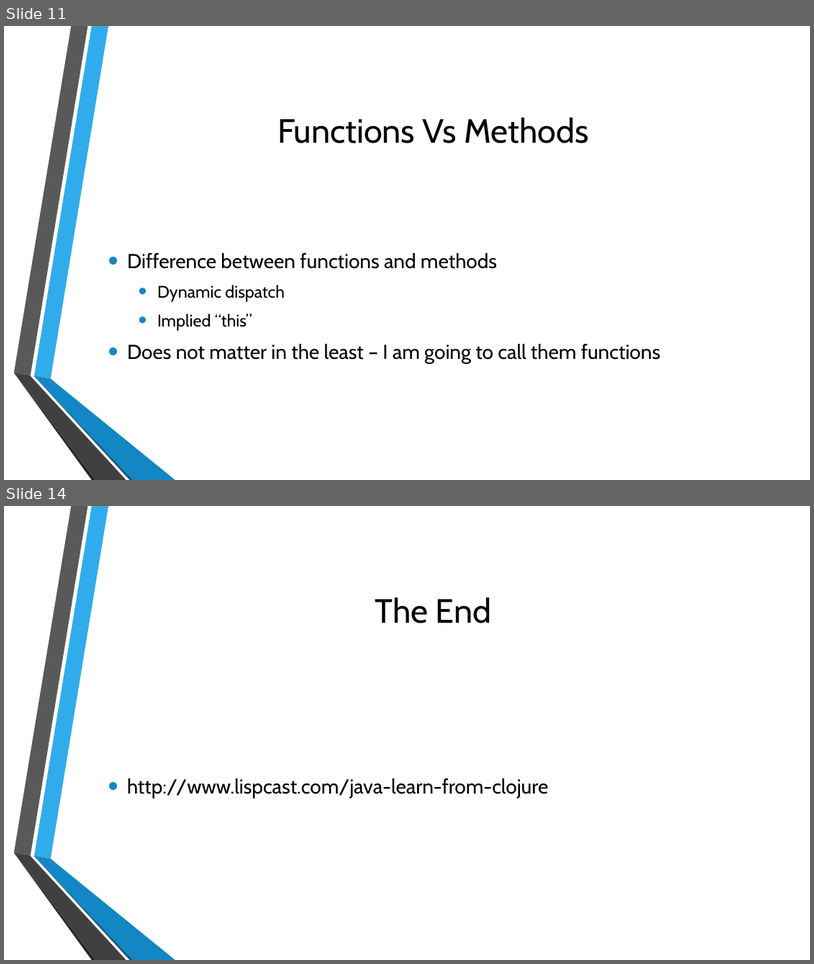
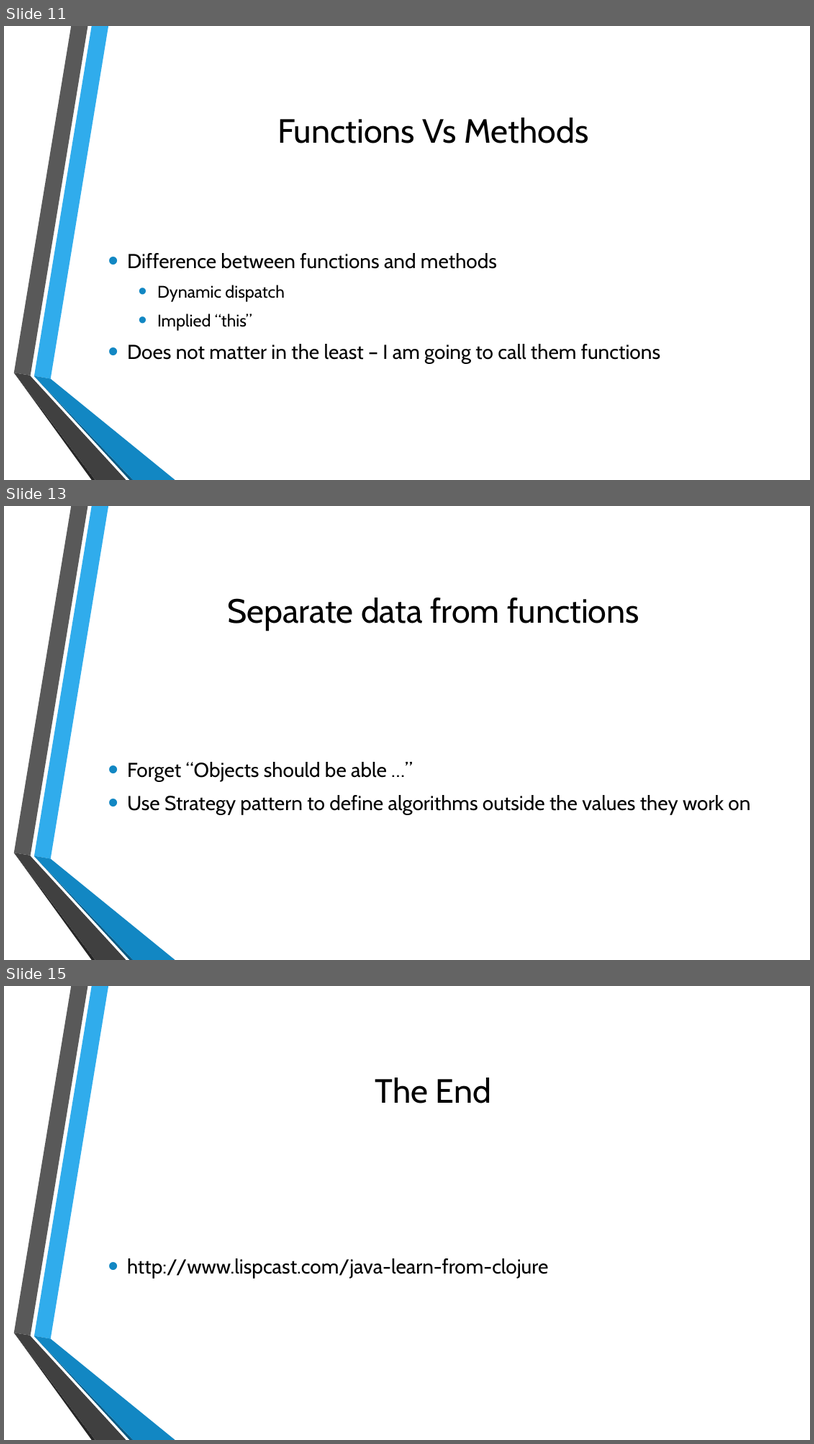
Before and after one commit to m0smith/presentations, a slide deck: FunctionalProgrammingForJavaDevelopers/ppt/Functional Programming for Object-Oriented Developers.pptx. Shown one above the other, each under a label of ours: slides 11 and 14 before the commit, slides 11, 13 and 15 after it; the slides between them are not shown. The pictures are 814x964 and 814x1444 pixels, drawn with LibreOffice and Linux fonts; fonts in the diff are those of the drawing; background and template pictures are left out. Boxes give left, top, right and bottom in pixels: in the first picture for what was removed or moved away, otherwise in the second. Text is boxed around its words. In the diff, an @@ line names an element or a change of style, - is before the commit and + after.

```diff
--- a/FunctionalProgrammingForJavaDevelopers/ppt/Functional Programming for Object-Oriented Developers.pptx
+++ b/FunctionalProgrammingForJavaDevelopers/ppt/Functional Programming for Object-Oriented Developers.pptx
@@ slide 13 added at box(4, 506, 810, 960), background picture (left out); not listed: 6 template elements that a slide beside it also shows @@
@@ title added at box(227, 597, 640, 631), 40 pt, text #000000 @@
+Separate data from functions
@@ text added at box(127, 762, 751, 815), 24 pt, text #000000 @@
+• Forget “Objects should be able …”
+• Use Strategy pattern to define algorithms outside the values they work on
@@ what was slide 14 is now slide 15 @@
```
Also in this commit, not shown: 3 slides changed.
